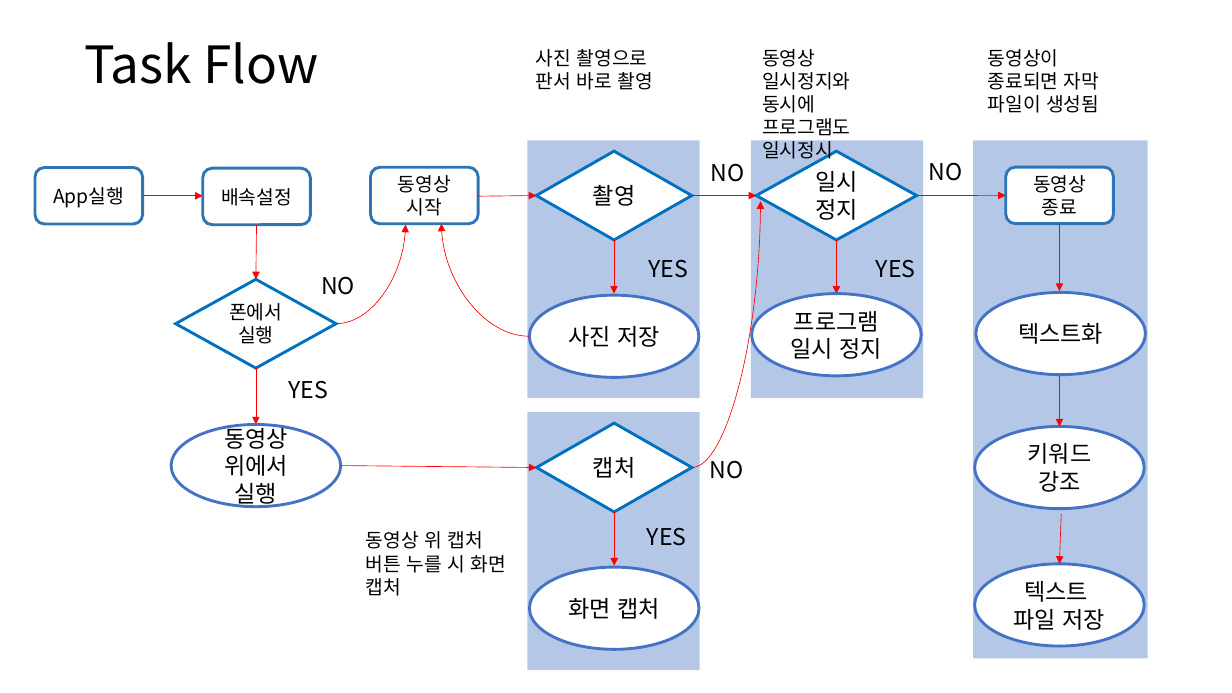
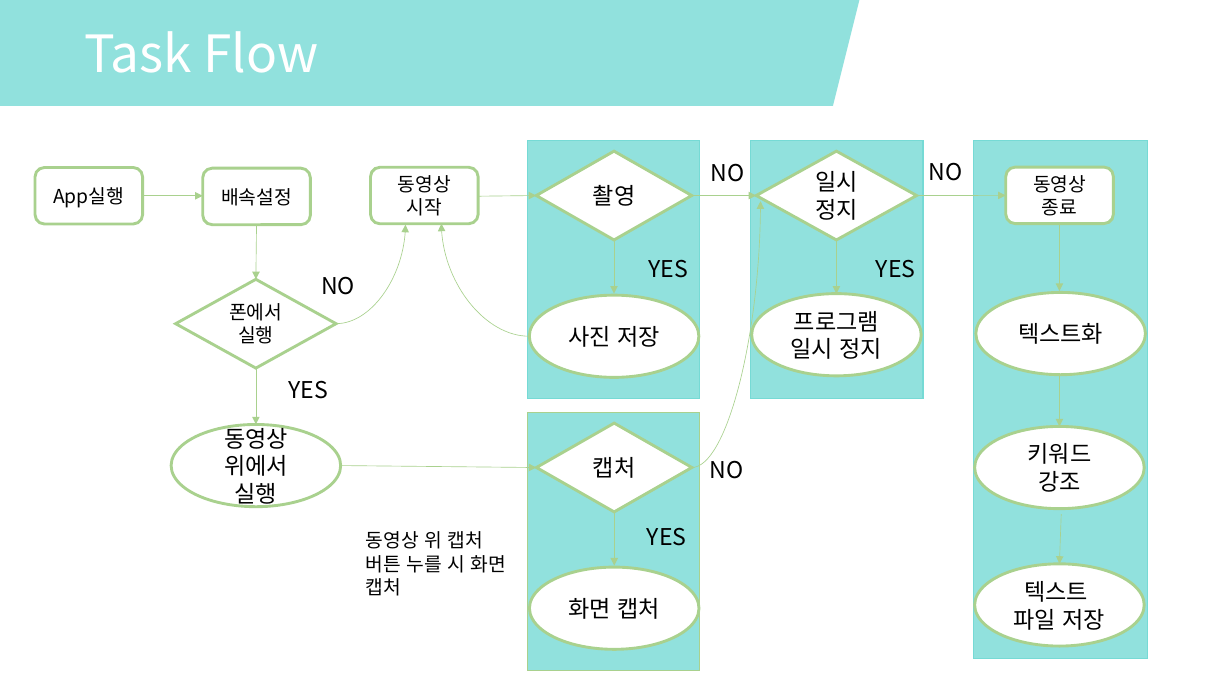
Before and after one commit to kang-seongbeom/Easy-Application, a slide deck: slide 5 of TaskFlow.pptx (slide 1 before the commit). Drawn at 1232x693 pixels with LibreOffice and Linux fonts; fonts in the diff are those of the drawing. Boxes give left, top, right and bottom in pixels: in the first picture for what was removed or moved away, otherwise in the second. Text is boxed around its words. In the diff, an @@ line names an element or a change of style, - is before the commit and + after.

Commit message:
Update TaskFlow.pptx
틀 생성
첫 슬라이드
간단 Task Flow

```diff
--- a/TaskFlow.pptx
+++ b/TaskFlow.pptx
@@ parallelogram added at [0, 0, 860, 105], fill #76DAD5 at 80% opacity @@
@@ text "Task Flow": place and size @@
-text "Task Flow" at [84, 42, 319, 84]
+text "Task Flow" at [84, 31, 319, 73]
@@ text "Task Flow" at [84, 31, 319, 73]: text colour #000000 to #FFFFFF @@
@@ text removed at [536, 49, 653, 90] @@
-사진 촬영으로 판서 바로 촬영
@@ text removed at [762, 49, 850, 163] @@
-동영상 일시정지와 동시에 프로그램도 일시정시
@@ text removed at [988, 49, 1099, 113] @@
-동영상이 종료되면 자막 파일이 생성됨
@@ fill #B4C7E7 to #91E1DD; outline none to #76DAD5 1 pt in 3 elements at [751, 140, 923, 398], [528, 140, 700, 398], [973, 140, 1148, 659] @@
@@ outline #2E75B6 2.25 pt to #A9D18E 2.25 pt in 4 elements at [35, 167, 143, 224], [371, 167, 479, 224], [202, 168, 311, 225], [1006, 167, 1115, 224] @@
@@ arrow (142, 196) - (202, 196): stroke #FF0000 0.5 pt to #A9D18E 0.5 pt @@
@@ arrow (478, 196) - (536, 196): stroke #FF0000 0.5 pt to #A9D18E 0.5 pt @@
@@ arrow (692, 196) - (756, 196): stroke #FF0000 0.5 pt to #A9D18E 0.5 pt @@
@@ curved arrow (692, 468) - (761, 201): stroke #FF0000 0.5 pt to #A9D18E 0.5 pt @@
@@ arrow (917, 196) - (1006, 195): stroke #FF0000 0.5 pt to #A9D18E 0.5 pt @@
@@ arrow (257, 225) - (256, 279): stroke #FF0000 0.5 pt to #A9D18E 0.5 pt @@
@@ curved arrow (336, 323) - (406, 225): stroke #FF0000 0.5 pt to #A9D18E 0.5 pt @@
@@ curved arrow (530, 336) - (442, 224): stroke #FF0000 0.5 pt to #A9D18E 0.5 pt @@
@@ arrow (1060, 224) - (1060, 291): stroke #FF0000 0.5 pt to #A9D18E 0.5 pt @@
@@ arrow (615, 240) - (615, 294): stroke #FF0000 0.5 pt to #A9D18E 0.5 pt @@
@@ arrow (836, 240) - (836, 294): stroke #FF0000 0.5 pt to #A9D18E 0.5 pt @@
@@ outline #0070C0 2.25 pt to #A9D18E 2.25 pt in 4 elements at [537, 423, 692, 512], [756, 152, 917, 240], [536, 152, 691, 240], [176, 279, 336, 368] @@
@@ arrow (256, 368) - (256, 424): stroke #FF0000 0.5 pt to #A9D18E 0.5 pt @@
@@ arrow (1060, 376) - (1060, 427): stroke #FF0000 0.5 pt to #A9D18E 0.5 pt @@
@@ rectangle at [528, 412, 700, 670]: fill #B4C7E7 to #91E1DD; outline none to #A9D18E 1 pt @@
@@ outline #4472C4 2.25 pt to #A9D18E 2.25 pt in 7 elements at [530, 567, 699, 650], [752, 294, 921, 376], [530, 295, 699, 377], [976, 293, 1145, 375], [975, 427, 1144, 509], [975, 564, 1144, 646], [171, 424, 340, 506] @@
@@ arrow (341, 466) - (537, 468): stroke #FF0000 0.5 pt to #A9D18E 0.5 pt @@
@@ arrow (615, 512) - (615, 566): stroke #FF0000 0.5 pt to #A9D18E 0.5 pt @@
@@ arrow (1062, 514) - (1060, 564): stroke #FF0000 0.5 pt to #A9D18E 0.5 pt @@
```
Also in this commit, not shown: 12 slides added.
